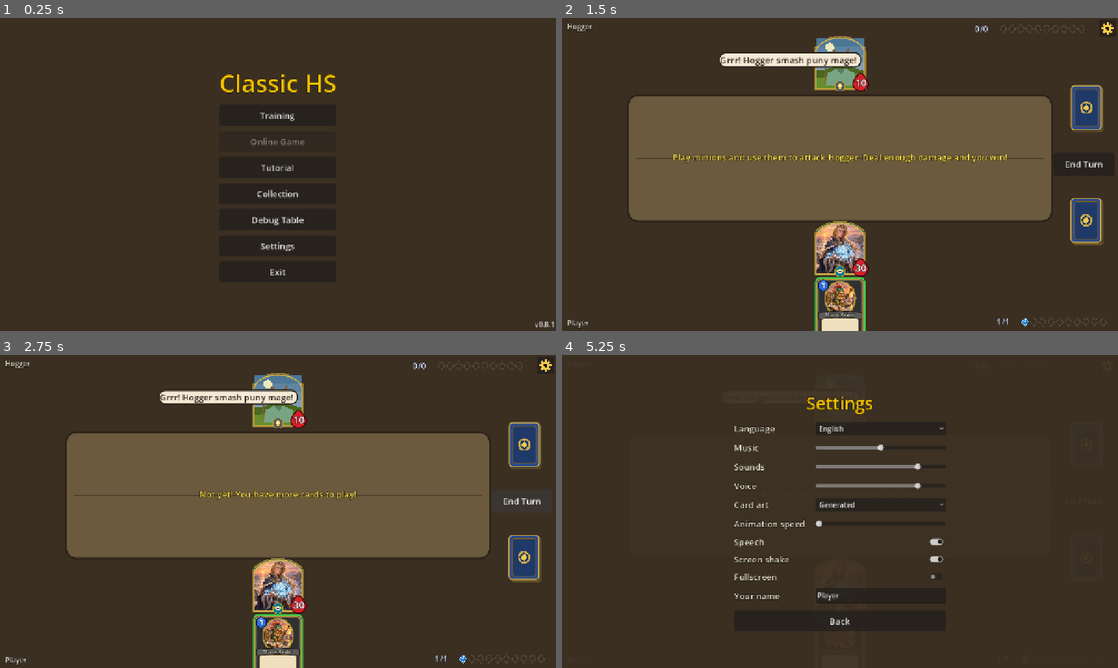
Above: before the commit, frames 1-4 (two rows, left to right).
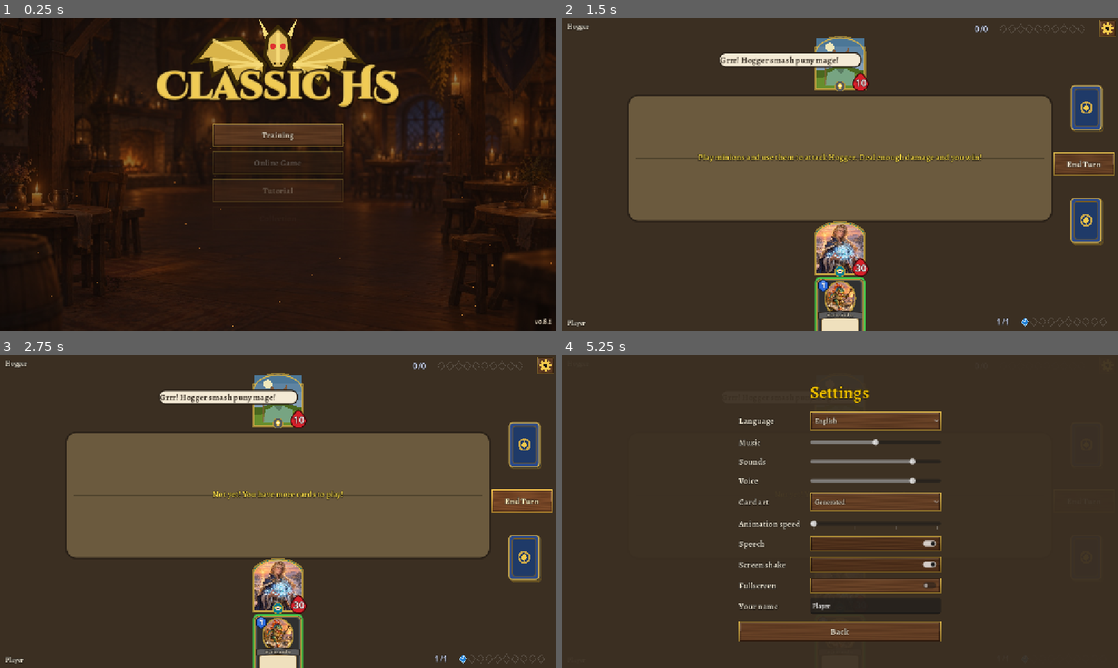
Above: after the commit, the same moments.

Repository: pycz2/classichs
Game: Godot game, scene res://ui/main.tscn
Same seed, same stepped clock (60 frames per second), same inputs: the game is played once before the commit and once after it.
Inputs (mouse positions are in pixels of both pictures, inside the frame that each line leads up to):
- Up to frame 1 (0.25 s): no input
- Up to frame 2 (1.5 s): click "Tutorial" at 0.5 s; click "1. Hogger" at 1.25 s
- Up to frame 3 (2.75 s): click "End Turn" at 2 s
- Up to frame 4 (5.25 s): click "End Turn" at 2.75 s; click "End Turn" at 3.5 s; click (1106, 364) at 4.25 s; click "Settings" at 5 s

The runs differ from the first frame. In frame 1, 73% of the frame differs, in the area x 0-100%, y 0-100%; in frame 2, 2.1%; in frame 3, 1.6%; in frame 4, 9.9%.

Commit message:
Main menu: generated tavern background drifting slowly, embers, vector gold title with a dragon crest and a sweeping shine, buttons come in one by one; Alegreya interface font (Latin, Cyrillic, Greek; lining figures) and wooden tavern buttons with gold frames
Co-Authored-By: Claude Opus 5.5 <noreply@anthropic.com>
Claude-Session: https://claude.ai/code/session_01EiXgp8TjHJ4tufzuCLnDgH

Diff:
--- a/tests/test_i18n.gd
+++ b/tests/test_i18n.gd
@@ -59,3 +59,16 @@
 			if ch.unicode_at(0) > 127 and not font.has_char(ch.unicode_at(0)):
 				missing[ch] = t[0]
 	eq(missing, {}, "characters the font lacks (shown as boxes)")
+
+
+func test_interface_font_has_every_character_of_every_language() -> void:
+	var font := Fonts.ui()
+	var missing := {}
+	for code in Locale.LANGS:
+		if code == "en":
+			continue
+		for ch in FileAccess.get_file_as_string("%s/%s.json" % [Locale.DEFAULT_DIR, code]):
+			if ch.unicode_at(0) > 127 and not font.has_char(ch.unicode_at(0)):
+				missing[ch] = code
+	eq(missing, {}, "characters Alegreya lacks")
+	check(Fonts.title().has_char("C".unicode_at(0)), "title font loads")
--- /dev/null
+++ b/ui/fonts.gd
@@ -0,0 +1,76 @@
+class_name Fonts
+extends RefCounted
+## The game's look: Alegreya (OFL; Latin, Cyrillic, Greek) for the interface with
+## lining figures, Cinzel Decorative (OFL) for the title, and tavern-style wooden
+## buttons with a gold frame. main.gd puts theme() on the root window.
+
+static var _ui: Font
+static var _title: Font
+static var _theme: Theme
+
+
+static func _tag(t: String) -> int:
+	return TextServerManager.get_primary_interface().name_to_tag(t)
+
+
+## The interface font (a weight for buttons, lining figures).
+static func ui(weight := 600) -> Font:
+	var f := FontVariation.new()
+	f.base_font = load("res://fonts/Alegreya.ttf")
+	f.variation_opentype = {_tag("wght"): weight}
+	f.opentype_features = {_tag("lnum"): 1}
+	return f
+
+
+static func title() -> Font:
+	if _title == null:
+		_title = load("res://fonts/CinzelDecorative-Black.ttf")
+	return _title
+
+
+## A wooden plank with grain, a dark seam and a gold frame (tint: hover/pressed).
+static func plank(tint := Color.WHITE) -> StyleBoxTexture:
+	var w := 96
+	var h := 40
+	var img := Image.create(w, h, false, Image.FORMAT_RGBA8)
+	var rng := RandomNumberGenerator.new()
+	rng.seed = 2014
+	var phase := []
+	for i in 6:
+		phase.append(rng.randf() * TAU)
+	for y in h:
+		for x in w:
+			var grain := sin(x * 0.11 + sin(y * 0.6 + phase[y % 6]) * 2.2) * 0.5 + 0.5
+			var c := Color("6b4428").lerp(Color("4a2c18"), grain * 0.55 + (0.12 if y % 9 == 0 else 0.0))
+			var edge := mini(mini(x, w - 1 - x), mini(y, h - 1 - y))
+			if edge < 2:
+				c = Color("d9b44a").lerp(Color("8a6d2a"), float(y) / h)
+			elif edge < 3:
+				c = Color("2a170b")
+			elif edge < 5:
+				c = c.lightened(0.12) if y < h / 2 else c.darkened(0.15)
+			img.set_pixel(x, y, c * tint)
+	var sb := StyleBoxTexture.new()
+	sb.texture = ImageTexture.create_from_image(img)
+	sb.set_texture_margin_all(6)
+	sb.set_content_margin_all(10)
+	return sb
+
+
+static func theme() -> Theme:
+	if _theme == null:
+		var t := Theme.new()
+		t.default_font = ui()
+		t.set_font("font", "Button", ui(700))
+		t.set_stylebox("normal", "Button", plank())
+		t.set_stylebox("hover", "Button", plank(Color(1.18, 1.12, 1.05)))
+		t.set_stylebox("pressed", "Button", plank(Color(0.8, 0.78, 0.75)))
+		t.set_stylebox("disabled", "Button", plank(Color(0.55, 0.55, 0.55)))
+		t.set_stylebox("focus", "Button", StyleBoxEmpty.new())
+		t.set_color("font_color", "Button", Color("f4ead5"))
+		t.set_color("font_hover_color", "Button", Color("fff3c4"))
+		t.set_color("font_pressed_color", "Button", Color("e0c890"))
+		t.set_color("font_outline_color", "Button", Color("1b0f06"))
+		t.set_constant("outline_size", "Button", 4)
+		_theme = t
+	return _theme
--- a/ui/main.gd
+++ b/ui/main.gd
@@ -6,6 +6,7 @@
 
 func _ready() -> void:
 	set_anchors_and_offsets_preset(Control.PRESET_FULL_RECT)
+	theme = Fonts.theme()  # the medieval font and tavern buttons everywhere below
 	Locale.load_all()
 	Settings.load_settings()
 	Settings.apply()
--- a/ui/menu.gd
+++ b/ui/menu.gd
@@ -21,15 +21,32 @@
 	bg.color = Palette.TABLE
 	bg.set_anchors_and_offsets_preset(Control.PRESET_FULL_RECT)
 	add_child(bg)
+	var pic := TextureRect.new()  # a quiet tavern behind the menu, slowly drifting closer
+	pic.texture = load("res://ui/menu_bg.jpg")
+	pic.expand_mode = TextureRect.EXPAND_IGNORE_SIZE
+	pic.stretch_mode = TextureRect.STRETCH_KEEP_ASPECT_COVERED
+	pic.set_anchors_and_offsets_preset(Control.PRESET_FULL_RECT)
+	pic.modulate = Color(0.78, 0.74, 0.7)
+	add_child(pic)
+	var shade := ColorRect.new()
+	shade.color = Color(0.08, 0.05, 0.03, 0.35)
+	shade.set_anchors_and_offsets_preset(Control.PRESET_FULL_RECT)
+	add_child(shade)
+	add_child(_embers())
 	var center := CenterContainer.new()
 	center.set_anchors_and_offsets_preset(Control.PRESET_FULL_RECT)
 	add_child(center)
 	var box := VBoxContainer.new()
 	box.add_theme_constant_override("separation", 12)
 	center.add_child(box)
-	var title := Palette.label("Classic HS", 56, Palette.ATTACK)
-	title.horizontal_alignment = HORIZONTAL_ALIGNMENT_CENTER
+	var title := TitleLogo.new()
+	title.name = "Title"
 	box.add_child(title)
+	if not Anim.instant:
+		pic.pivot_offset = Vector2(640, 360)
+		var drift := pic.create_tween().set_loops()
+		drift.tween_property(pic, "scale", Vector2(1.07, 1.07), 24.0).set_trans(Tween.TRANS_SINE)
+		drift.tween_property(pic, "scale", Vector2.ONE, 24.0).set_trans(Tween.TRANS_SINE)
 	var items := [["Training", training, true], ["Online Game", online, WebRtcTransport.available()], ["Tutorial", tutorial, true],
 		["Collection", collection, true], ["Debug Table", debug_table, true], ["Settings", settings, true]]
 	if not OS.has_feature("web"):
@@ -43,6 +60,9 @@
 			var sig: Signal = it[1]
 			b.pressed.connect(func(): sig.emit())
 		box.add_child(b)
+		b.size_flags_horizontal = Control.SIZE_SHRINK_CENTER
+		b.custom_minimum_size = Vector2(300, 52)
+		_animate_button(b, box.get_child_count() - 2)
 	var version := Button.new()
 	version.name = "Version"
 	version.text = "v" + str(ProjectSettings.get_setting("application/config/version"))
@@ -52,3 +72,41 @@
 	version.grow_vertical = Control.GROW_DIRECTION_BEGIN
 	version.pressed.connect(func(): add_child(ChangelogView.new()))
 	add_child(version)
+
+
+## Buttons come in one after another and grow a little under the mouse.
+func _animate_button(b: Button, i: int) -> void:
+	if Anim.instant:
+		return
+	b.pivot_offset = Vector2(150, 26)
+	b.modulate.a = 0.0
+	b.scale = Vector2(0.85, 0.85)
+	var tw := b.create_tween().set_parallel()
+	tw.tween_property(b, "modulate:a", 1.0, Anim.d(0.3)).set_delay(Anim.d(0.08 * i))
+	tw.tween_property(b, "scale", Vector2.ONE, Anim.d(0.35)).set_delay(Anim.d(0.08 * i)).set_trans(Tween.TRANS_BACK).set_ease(Tween.EASE_OUT)
+	b.mouse_entered.connect(func(): b.create_tween().tween_property(b, "scale", Vector2(1.06, 1.06), 0.12))
+	b.mouse_exited.connect(func(): b.create_tween().tween_property(b, "scale", Vector2.ONE, 0.12))
+
+
+## Embers drifting up from the bottom of the screen.
+func _embers() -> CPUParticles2D:
+	var p := CPUParticles2D.new()
+	p.position = Vector2(640, 740)
+	p.amount = 46
+	p.lifetime = 9.0
+	p.preprocess = 9.0
+	p.emission_shape = CPUParticles2D.EMISSION_SHAPE_RECTANGLE
+	p.emission_rect_extents = Vector2(680, 10)
+	p.direction = Vector2(0, -1)
+	p.spread = 18.0
+	p.gravity = Vector2(0, -6)
+	p.initial_velocity_min = 30.0
+	p.initial_velocity_max = 70.0
+	p.scale_amount_min = 1.5
+	p.scale_amount_max = 3.5
+	var ramp := Gradient.new()
+	ramp.set_color(0, Color(1.0, 0.7, 0.3, 0.9))
+	ramp.set_color(1, Color(1.0, 0.45, 0.1, 0.0))
+	p.color_ramp = ramp
+	p.emitting = not Anim.instant
+	return p
--- /dev/null
+++ b/ui/title_logo.gd
@@ -0,0 +1,62 @@
+class_name TitleLogo
+extends Control
+## The game title drawn as a vector logo: a gold dragon crest, "Classic HS" in
+## Cinzel Decorative with shadow and two outlines, and a shine that sweeps
+## across the letters (clipped to them).
+
+const TEXT := "Classic HS"
+const FONT_SIZE := 86
+
+var _shine: Control
+
+
+func _ready() -> void:
+	custom_minimum_size = Vector2(640, 190)
+	size = custom_minimum_size
+	mouse_filter = Control.MOUSE_FILTER_IGNORE
+	var mask := _Letters.new()  # the gold letters; the shine is drawn only inside them
+	mask.size = size
+	mask.clip_children = CanvasItem.CLIP_CHILDREN_AND_DRAW
+	add_child(mask)
+	_shine = _Shine.new()
+	_shine.size = Vector2(90, size.y)
+	_shine.position = Vector2(-200, 0)
+	mask.add_child(_shine)
+	if not Anim.instant:
+		var tw := create_tween().set_loops()
+		tw.tween_property(_shine, "position:x", size.x + 100, 1.4).set_trans(Tween.TRANS_SINE)
+		tw.tween_interval(2.6)
+		tw.tween_callback(func(): _shine.position.x = -200)
+
+
+static func baseline(s: Vector2) -> Vector2:
+	var w := Fonts.title().get_string_size(TEXT, HORIZONTAL_ALIGNMENT_LEFT, -1, FONT_SIZE).x
+	return Vector2((s.x - w) / 2.0, s.y - 46)
+
+
+func _draw() -> void:
+	var f := Fonts.title()
+	var at := baseline(size)
+	Frames.crest(self, Vector2(size.x / 2.0, 30), 300)
+	draw_string(f, at + Vector2(5, 7), TEXT, HORIZONTAL_ALIGNMENT_LEFT, -1, FONT_SIZE, Color(0, 0, 0, 0.55))
+	draw_string_outline(f, at, TEXT, HORIZONTAL_ALIGNMENT_LEFT, -1, FONT_SIZE, 20, Color("1b0f06"))
+	draw_string_outline(f, at, TEXT, HORIZONTAL_ALIGNMENT_LEFT, -1, FONT_SIZE, 10, Color("8a6d2a"))
+	draw_string_outline(f, at, TEXT, HORIZONTAL_ALIGNMENT_LEFT, -1, FONT_SIZE, 4, Color("f7dc7a"))
+
+
+class _Letters:
+	extends Control
+
+	func _draw() -> void:
+		var f := Fonts.title()
+		var at := TitleLogo.baseline(size)
+		draw_string(f, at, TitleLogo.TEXT, HORIZONTAL_ALIGNMENT_LEFT, -1, TitleLogo.FONT_SIZE, Color("e8b830"))
+		# a lighter top half of the letters, like polished gold
+		draw_string(f, at + Vector2(0, -2), TitleLogo.TEXT, HORIZONTAL_ALIGNMENT_LEFT, -1, TitleLogo.FONT_SIZE, Color(1, 0.93, 0.6, 0.35))
+
+
+class _Shine:
+	extends Control
+
+	func _draw() -> void:
+		draw_colored_polygon(PackedVector2Array([Vector2(30, 0), Vector2(70, 0), Vector2(40, size.y), Vector2(0, size.y)]), Color(1, 1, 0.9, 0.55))
Not shown, added: fonts/Alegreya-OFL.txt
Binary file added: fonts/Alegreya.ttf
Not shown, added: fonts/Alegreya.ttf.import
Binary file added: fonts/CinzelDecorative-Black.ttf
Not shown, added: fonts/CinzelDecorative-Black.ttf.import
Not shown, added: fonts/CinzelDecorative-OFL.txt
Not shown, added: ui/fonts.gd.uid
Binary file added: ui/menu_bg.jpg
Not shown, added: ui/menu_bg.jpg.import
Not shown, added: ui/title_logo.gd.uid
